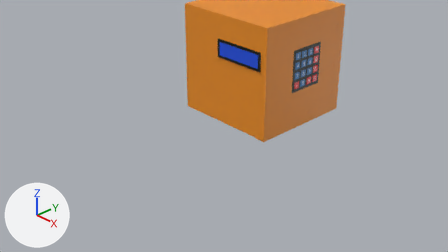
What one commit did to the Blender file mobilemedibox.blend.
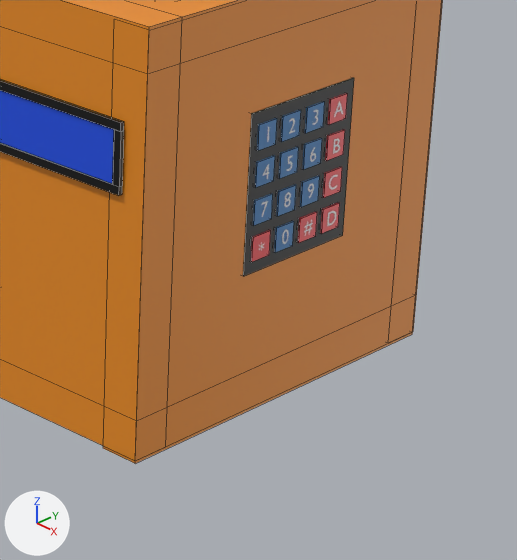
Each version appears first from the file's camera 'Camera', and next in a close-up on the part from 51% to 81% of the width and 8% to 66% of the height. The axes (+X, +Y, +Z) are drawn at lower left. The lights are the same throughout. The close-ups show mesh edges as thin lines.
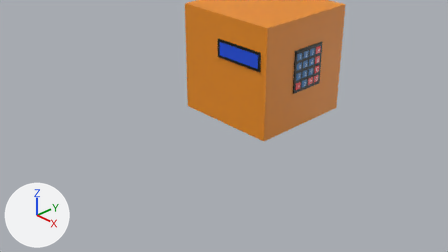
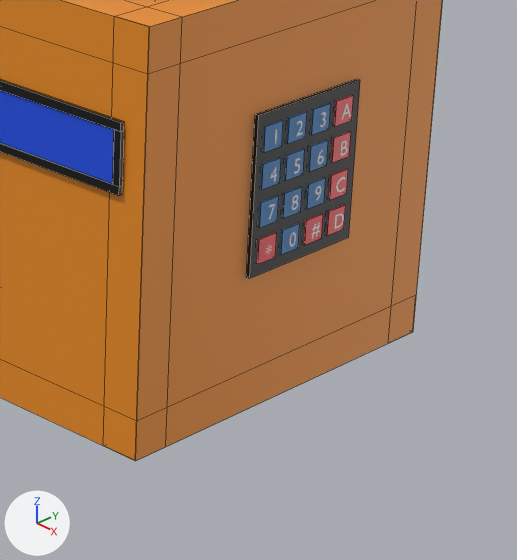
The change in detail:
Object 'Cube.002' (ob_cube_002) moves from (0.898, 1.002, -0.016) to (-0.901, 1.0, 0.0).
Object 'Cube.003' (ob_cube_003) moves from (-0.901, 1.0, 0.0) to (0.902, 1.0, 0.0).
Object 'Cube.023' (ob_cube_023) moves from (1.003, 1.266, 0.813) to (1.038, 1.266, 0.813).

Pixel boxes [x1, y1, x2, y2] of what changed, in the close-ups (517 x 560 px):
'Cube.003', moved (not visible before)
    after: [135, 0, 442, 461]
'Cube.002', moved (not visible afterwards)
    before: [103, 0, 417, 464]
'Cube.023', moved
    before: [243, 78, 354, 276]
    after: [246, 79, 360, 278]
'Cube.004', unchanged, covered by the edit
    before: [8, 306, 409, 461]
'Cube.005', unchanged, covered by the edit
    before: [62, 0, 375, 74]
    after: [62, 0, 236, 27]
'Cube.001', unchanged, covered by the edit
    before: [388, 0, 443, 343]
    after: [413, 0, 443, 330]
